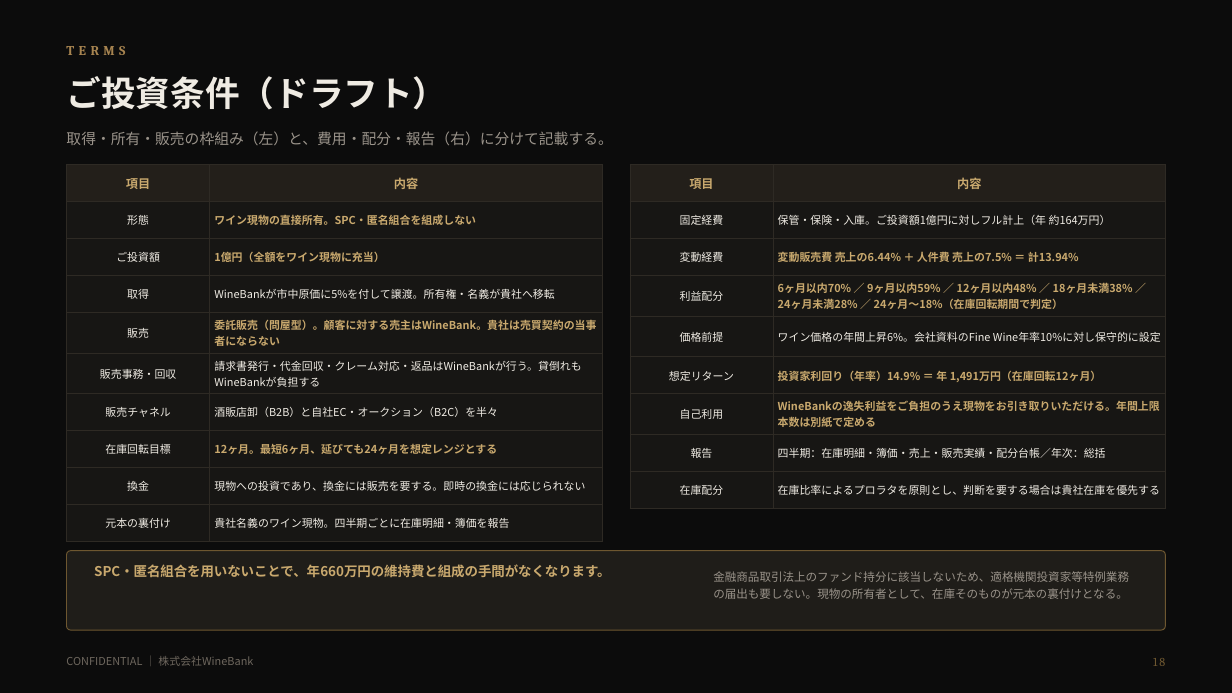
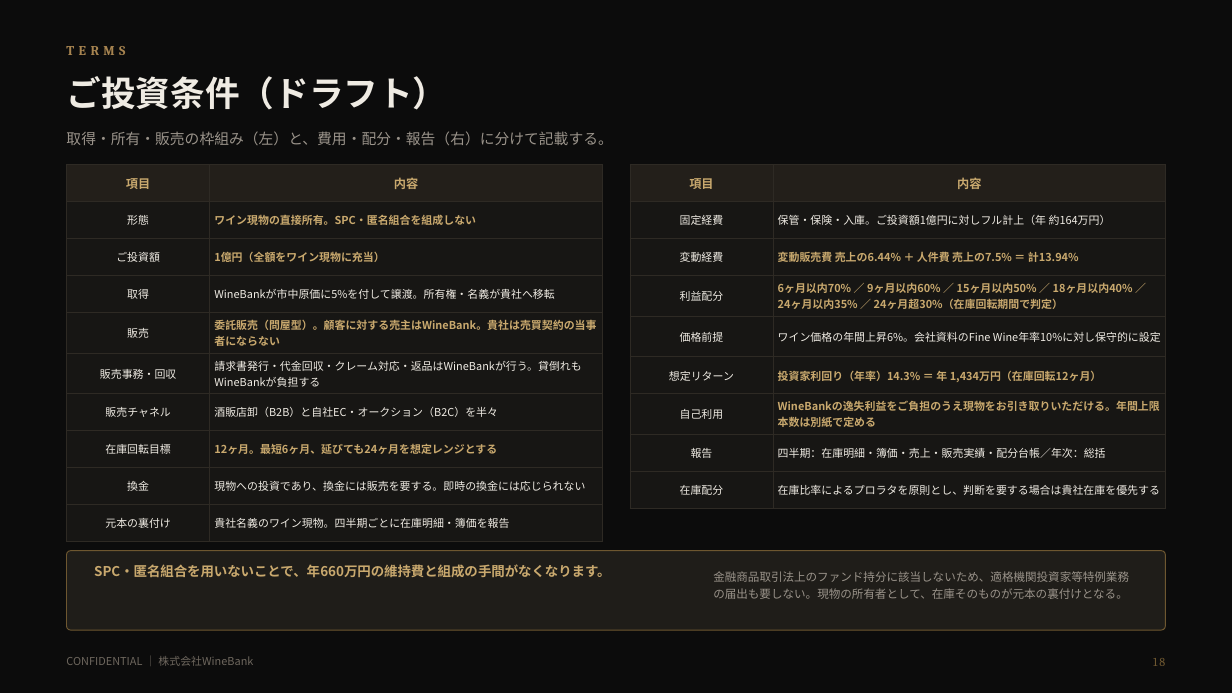
Before and after one commit to nakano-winebank/wine-auction, a slide deck: slide 19 of docs/wine-fund/WineBank_ワイン現物投資のご提案_倉持案_直接所有委託販売_1億円_20260820.pptx. Drawn at 1232x693 pixels with LibreOffice and Linux fonts; fonts in the diff are those of the drawing. Boxes give left, top, right and bottom in pixels: in the first picture for what was removed or moved away, otherwise in the second. Text is boxed around its words. In the diff, an @@ line names an element or a change of style, - is before the commit and + after.

Commit message:
倉持案v2：配分ティアをご指示の水準（70/60/50/40/35/30）で確定
9ヶ月60% / 12ヶ月50% / 15ヶ月50% / 18ヶ月40% / 24ヶ月35% / 24ヶ月超30%。
6ヶ月以内は70%で据え置き。12ヶ月と15ヶ月が同率のため「15ヶ月以内50%」の
一段にまとめ、主線12ヶ月がこの段に属することをティア図に明記した。

投資家利回り（年率）は 6ヶ月15.4% / 9ヶ月14.5% / 12ヶ月14.3% / 15ヶ月12.1%
/ 18ヶ月12.7% / 24ヶ月11.3% / 36ヶ月9.7%。10%確保は在庫回転34.1ヶ月まで、
20%超過は在庫回転4.6ヶ月より速い場合に限られる。段差は最大10ポイント。

あわせて、値上がり前提の位置づけを実態に合わせて書き直した。横ばい（0%）でも
主線12ヶ月なら10.7%を確保するが、10%を割るのは在庫回転12.8ヶ月であり余裕は
0.8ヶ月しかない。前版では投資家の取り分が厚く余裕が3.6ヶ月あったため
「横ばいでも10%を確保できる」と書いていたが、この水準では成立しないため、
値上がりページ・下振れページ・まとめページの記述を差し替えた。

全22枚をレンダリングして目視確認し、列幅の合計・ティアの単調性・利回りの
上下限を機械検証した。

```diff
--- a/docs/wine-fund/WineBank_ワイン現物投資のご提案_倉持案_直接所有委託販売_1億円_20260820.pptx
+++ b/docs/wine-fund/WineBank_ワイン現物投資のご提案_倉持案_直接所有委託販売_1億円_20260820.pptx
@@ table at [630,165,1166,499] @@
-row 4, column 2: 6ヶ月以内70% ／ 9ヶ月以内59% ／ 12ヶ月以内48% ／ 18ヶ月未満38% ／ 24ヶ月未満28% ／ 24ヶ月〜18%（在庫回転期間で判定）
+row 4, column 2: 6ヶ月以内70% ／ 9ヶ月以内60% ／ 15ヶ月以内50% ／ 18ヶ月以内40% ／ 24ヶ月以内35% ／ 24ヶ月超30%（在庫回転期間で判定）
-row 6, column 2: 投資家利回り（年率）14.9% ＝ 年 1,491万円（在庫回転12ヶ月）
+row 6, column 2: 投資家利回り（年率）14.3% ＝ 年 1,434万円（在庫回転12ヶ月）
```
Also in this commit, not shown: 10 other slides changed, 4 other files.
